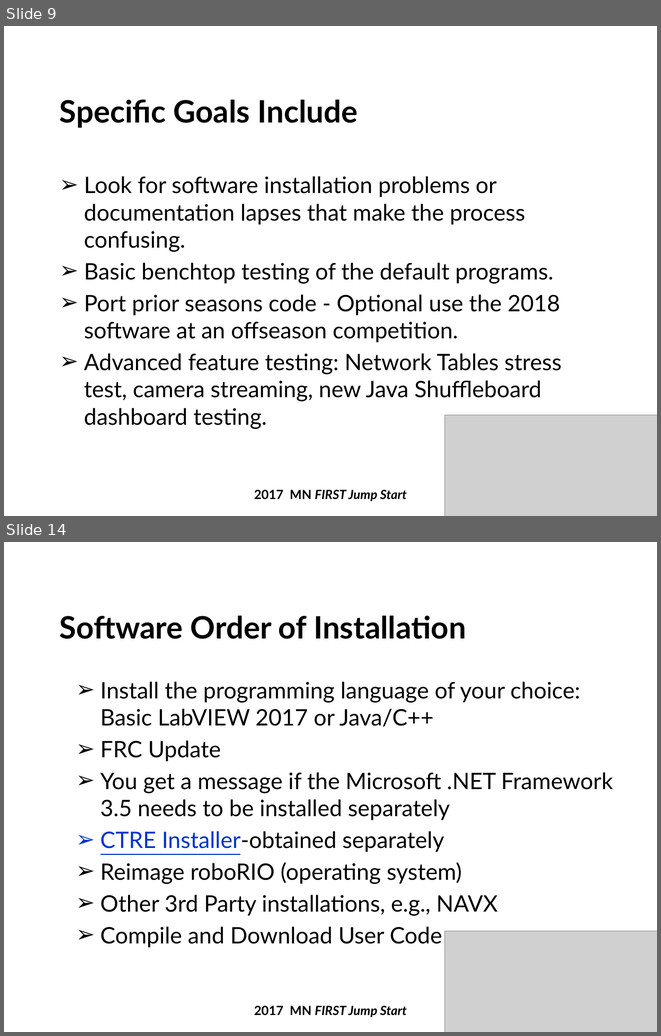
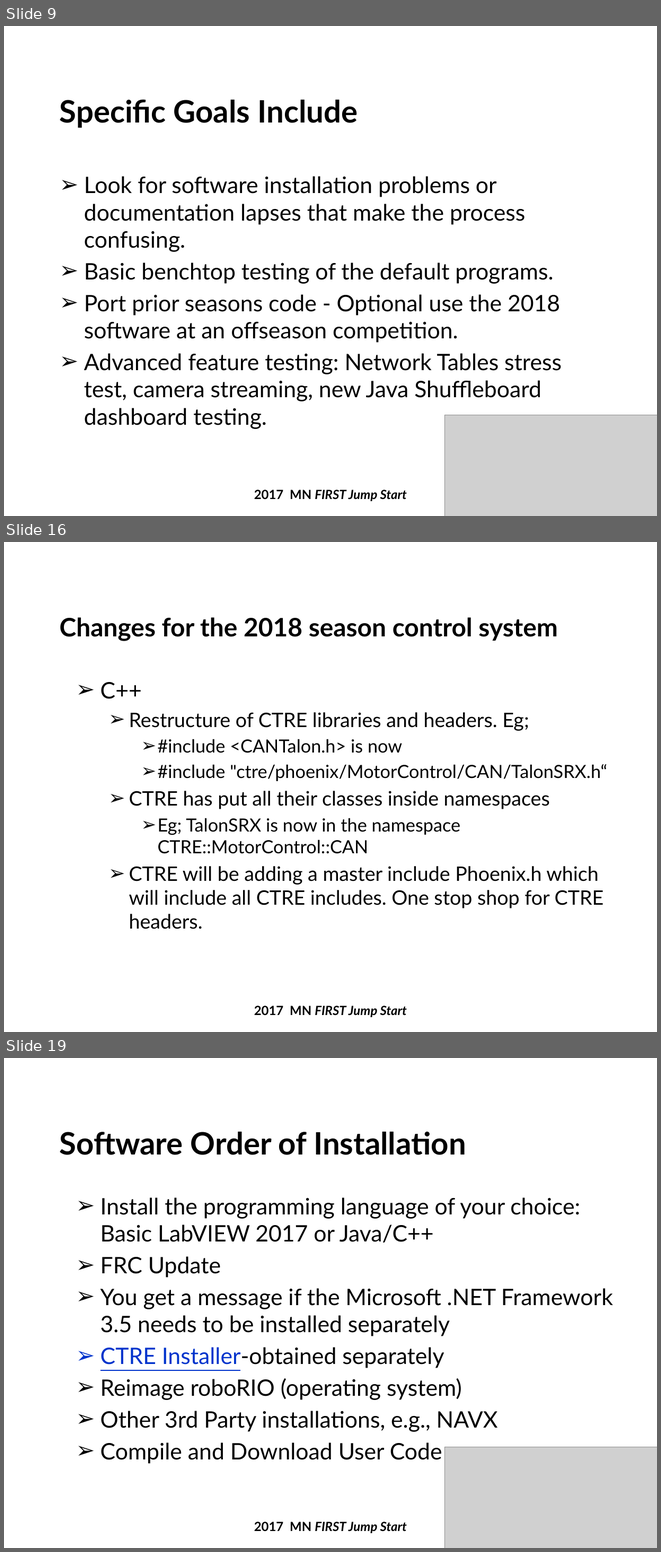
Before and after one commit to firstmncsa/csa_resources, a slide deck: 2018 Beta Testing JumpStart_Rev2.pptx. Shown one above the other, each under a label of ours: slides 9 and 14 before the commit, slides 9, 16 and 19 after it; the slides between them are not shown. The pictures are 661x1036 and 661x1552 pixels, drawn with LibreOffice and Linux fonts; fonts in the diff are those of the drawing; grey boxes stand for pictures; background and template pictures are left out. Boxes give left, top, right and bottom in pixels: in the first picture for what was removed or moved away, otherwise in the second. Text is boxed around its words. In the diff, an @@ line names an element or a change of style, - is before the commit and + after.

```diff
--- a/2018 Beta Testing JumpStart_Rev2.pptx
+++ b/2018 Beta Testing JumpStart_Rev2.pptx
@@ slide 16 added at <box>4,542,657,1032</box>, background #FFFFFF @@
@@ text added at <box>4,545,240,571</box>, 22 pt, text #FFFFFF @@
+CTRE::MotorControl::CAN
@@ title added at <box>60,617,558,641</box>, 28 pt, text #000000, bold @@
+Changes for the 2018 season control system
@@ text added at <box>100,682,607,929</box>, 22 pt, text #000000 @@
+➢ C++
+  ➢ Restructure of CTRE libraries and headers. Eg;
+    ➢ #include <CANTalon.h> is now
+    ➢ #include "ctre/phoenix/MotorControl/CAN/TalonSRX.h“
+  ➢ CTRE has put all their classes inside namespaces
+    ➢ Eg; TalonSRX is now in the namespace CTRE::MotorControl::CAN
+  ➢ CTRE will be adding a master include Phoenix.h which will include all CTRE includes. One stop shop for CTRE headers.
@@ text added at <box>254,1005,407,1017</box>, 14 pt, text #000000, bold, italic @@
+2017 MN FIRST Jump Start
@@ what was slide 14 is now slide 19 @@
```
Also in this commit, not shown: 6 slides changed, 4 other slides added.
